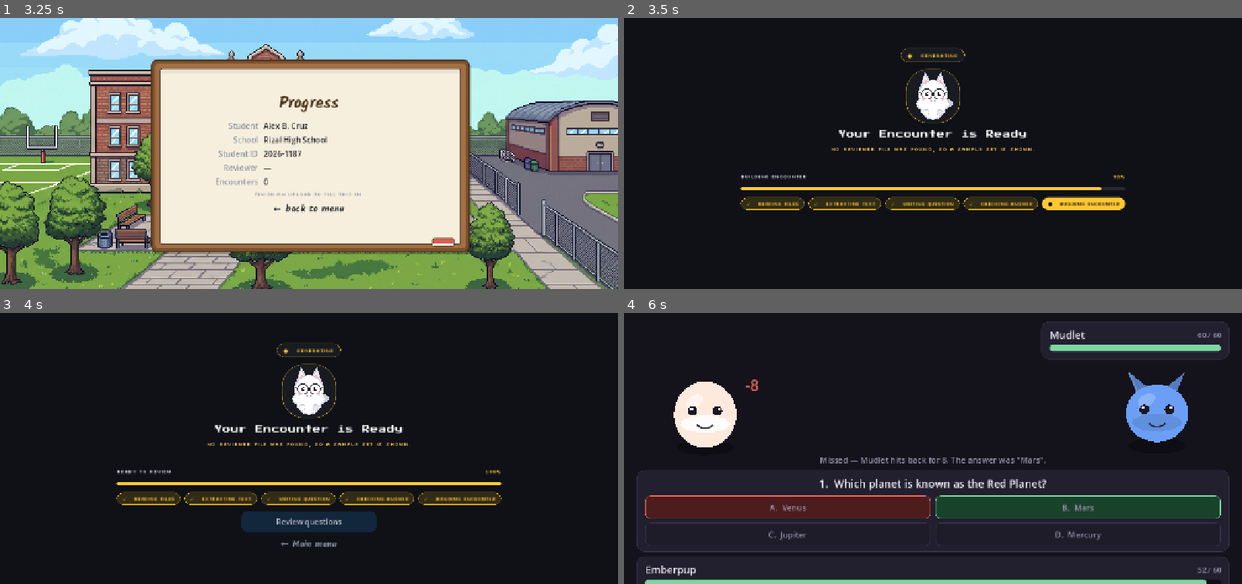
Above: before the commit, frames 1-4 (two rows, left to right).
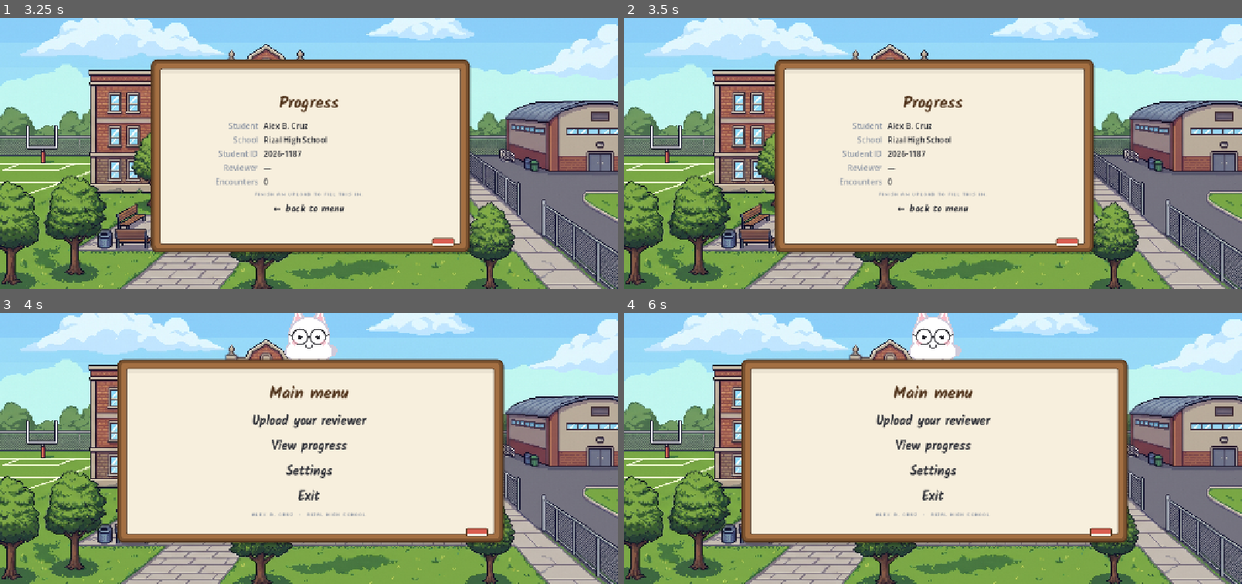
Above: after the commit, the same moments.

Repository: jekooo25/quizforge
Game: Godot game, scene res://tests/flow.tscn
Same seed, same stepped clock (60 frames per second), same inputs: the game is played once before the commit and once after it. This scene is started directly instead of the project's main scene.
Inputs (mouse positions are in pixels of both pictures, inside the frame that each line leads up to):
- Up to frame 1 (3.25 s): tap Enter at 0.5 s; move the mouse to (444, 139) at 0.52 s; click (444, 139) at 0.67 s; move the mouse to (185, 167) at 1.27 s; click (185, 167) at 1.42 s; tap Space at 2 s; move the mouse to (370, 93) at 2.02 s; click (370, 93) at 2.17 s; click "View progress" at 2.75 s
- Up to frame 2 (3.5 s): no input
- Up to frame 3 (4 s): move the mouse to (278, 502) at 3.52 s; click (278, 502) at 3.67 s
- Up to frame 4 (6 s): click (933, 521) at 4.25 s, where only the run before the commit has a clickable "Review questions"; click (1198, 326) at 5 s, where only the run before the commit has a clickable "Save & Play"; click (790, 508) at 5.75 s, where only the run before the commit has a clickable "A. Venus"

Frame 1 is identical in both runs. In frame 2, 98% of the frame differs, in the area x 0-100%, y 0-100%; in frame 3, 99%; in frame 4, 98%.
Error after the commit: Invalid access to property or key '_server_field' on a base object of type 'Control (progress_screen.gd)'. (res://tests/flow_test.gd:107)

Commit message:
Settings: a saved question-server address instead of hardcoded localhost
QuizClient no longer assumes 127.0.0.1 (which is the phone itself on
Android). The address comes from Settings, saved with the profile, or from
ServerConfig.DEFAULT_URL for a build; a saved value wins.

Nav now reads the profile back on launch, so the address and encounter
state survive a restart. The password is excluded from the profile file
(and ignored if an older save contains one).

Also fixes an unbalanced paren in the volume slider handler.

Diff:
--- a/scripts/quiz/quiz_client.gd
+++ b/scripts/quiz/quiz_client.gd
@@ -9,18 +9,18 @@
 signal regenerated(result: Dictionary)
 signal failed(message: String)
 
-const DEFAULT_BASE_URL := "http://127.0.0.1:8765"
 const TIMEOUT_SECONDS := 75.0
 const BOUNDARY := "----QuizforgeFormBoundary"
 
 
-## Where the server lives. Set Nav.user["server_url"] to a LAN address when
-## testing on a phone, e.g. "http://192.168.1.20:8765".
+## The saved address wins; otherwise the build-time default in ServerConfig.
+## Returns "" when neither is set, which the caller must report rather than
+## quietly trying the phone's own loopback.
 static func base_url() -> String:
 	var configured := str(Nav.user.get("server_url", "")).strip_edges()
-	if configured != "":
-		return configured.trim_suffix("/")
-	return DEFAULT_BASE_URL
+	if configured == "":
+		configured = ServerConfig.DEFAULT_URL.strip_edges()
+	return configured.trim_suffix("/")
 
 
 ## Uploads the chosen reviewer and asks for questions.
@@ -61,6 +61,11 @@
 
 
 func _post(path: String, body: PackedByteArray, content_type: String, is_generate: bool) -> bool:
+	var base := base_url()
+	if base == "":
+		failed.emit("No question server is set. Open Settings and enter its address.")
+		return false
+
 	var http := HTTPRequest.new()
 	http.timeout = TIMEOUT_SECONDS
 	add_child(http)
@@ -71,7 +76,7 @@
 			http.queue_free(),
 		CONNECT_ONE_SHOT)
 
-	var err := http.request_raw(base_url() + path, ["Content-Type: " + content_type], HTTPClient.METHOD_POST, body)
+	var err := http.request_raw(base + path, ["Content-Type: " + content_type], HTTPClient.METHOD_POST, body)
 	if err != OK:
 		http.queue_free()
 		failed.emit("Could not reach the question server at %s." % base_url())
--- /dev/null
+++ b/scripts/quiz/server_config.gd
@@ -0,0 +1,14 @@
+class_name ServerConfig
+extends RefCounted
+## Where the question server lives.
+##
+## This is the one place to set the address for a build. Leave it empty and the
+## student/teacher enters the address in Settings instead — the app never
+## silently assumes the phone's own loopback (127.0.0.1), which is a different
+## machine on a phone and the usual reason "it works on the laptop" fails.
+##
+## For a LAN demo, set this to the laptop's address, or type that address into
+## Settings once (it is saved with the profile and wins over this default).
+## For a deployed server, put the HTTPS URL here.
+
+const DEFAULT_URL := ""
--- a/scripts/screens/settings_screen.gd
+++ b/scripts/screens/settings_screen.gd
@@ -1,5 +1,9 @@
 extends Control
-## Settings: music and SFX sliders on the yellow panel from the design.
+## Settings: music and SFX sliders on the yellow panel from the design, plus
+## the question-server address.
+
+var _server_field: LineEdit
+var _server_hint: Label
 
 
 func _ready() -> void:
@@ -36,6 +40,7 @@
 
 	rows.add_child(_slider_row("Music", 70))
 	rows.add_child(_slider_row("SFX", 70))
+	rows.add_child(_server_row())
 
 	var back := UITheme.button("←  Main Menu", "cream", 40)
 	back.custom_minimum_size = Vector2(200, 40)
@@ -49,6 +54,8 @@
 	back.offset_bottom = -26.0
 	add_child(back)
 	back.pressed.connect(func() -> void:
+		if _server_field != null:
+			_save_server(_server_field)
 		Nav.show_screen(load("res://scripts/screens/menu_screen.gd").new()))
 
 
@@ -95,3 +102,56 @@
 			AudioServer.set_bus_volume_db(0, linear_to_db(maxf(v / 100.0, 0.0001))))
 
 	return row
+
+
+## The question-server address, saved with the profile so one phone can be
+## pointed at a LAN laptop or a deployed server without a rebuild.
+func _server_row() -> VBoxContainer:
+	var box := VBoxContainer.new()
+	box.add_theme_constant_override("separation", 4)
+
+	var row := HBoxContainer.new()
+	row.add_theme_constant_override("separation", 24)
+
+	var label := UITheme.sans("Server", 18, UITheme.INK)
+	label.custom_minimum_size = Vector2(96, 0)
+	label.size_flags_horizontal = Control.SIZE_SHRINK_BEGIN
+	label.vertical_alignment = VERTICAL_ALIGNMENT_CENTER
+	row.add_child(label)
+
+	var field := UITheme.field("http://192.168.1.20:8765")
+	field.text = QuizClient.base_url()
+	field.alignment = HORIZONTAL_ALIGNMENT_LEFT
+	field.size_flags_horizontal = Control.SIZE_EXPAND_FILL
+	field.text_submitted.connect(func(_t: String) -> void: _save_server(field))
+	field.focus_exited.connect(func() -> void: _save_server(field))
+	row.add_child(field)
+	_server_field = field
+
+	box.add_child(row)
+
+	_server_hint = UITheme.sans(
+		"Your laptop's LAN address for a demo, or the deployed HTTPS address.",
+		12, UITheme.MUTED)
+	_server_hint.autowrap_mode = TextServer.AUTOWRAP_WORD_SMART
+	box.add_child(_server_hint)
+	return box
+
+
+func _save_server(field: LineEdit) -> void:
+	var url := field.text.strip_edges().trim_suffix("/")
+	# typing "192.168.1.20:8765" should just work
+	if url != "" and not url.contains("://"):
+		url = "http://" + url
+	field.text = url
+
+	Nav.user["server_url"] = url
+	Nav.save_profile()
+
+	var effective := QuizClient.base_url()
+	if effective == "":
+		_server_hint.text = "No server set yet — generation will ask for one."
+		_server_hint.add_theme_color_override("font_color", UITheme.RED)
+	else:
+		_server_hint.text = "Saved. Questions go to " + effective
+		_server_hint.add_theme_color_override("font_color", UITheme.MUTED)
--- a/scripts/ui/nav.gd
+++ b/scripts/ui/nav.gd
@@ -15,6 +15,7 @@
 	"email": "",
 	"school": "",
 	"password": "",
+	"server_url": "",
 }
 
 var encounter_ready := false
@@ -26,10 +27,34 @@
 
 
 func _ready() -> void:
+	load_profile()
 	layer = 0
 	_host = Control.new()
 	_host.set_anchors_and_offsets_preset(Control.PRESET_FULL_RECT)
 	add_child(_host)
+
+
+func load_profile() -> void:
+	## Reads what save_profile() wrote, so a server address or a finished
+	## account survives a restart. Missing or corrupt files are ignored.
+	if not FileAccess.file_exists(SAVE_PATH):
+		return
+	var f := FileAccess.open(SAVE_PATH, FileAccess.READ)
+	if f == null:
+		return
+	var parsed = JSON.parse_string(f.get_as_text())
+	f.close()
+	if typeof(parsed) != TYPE_DICTIONARY:
+		return
+
+	var saved = parsed.get("user", {})
+	if typeof(saved) == TYPE_DICTIONARY:
+		for key in saved:
+			# never restore a password from disk, even an old save that had one
+			if key != "password":
+				user[key] = saved[key]
+	encounter_ready = bool(parsed.get("encounter_ready", false))
+	encounter_title = str(parsed.get("encounter_title", ""))
 
 
 func start() -> void:
@@ -64,8 +89,11 @@
 
 
 func save_profile() -> void:
+	# The password stays in memory only; a profile file is not a safe place for it.
+	var safe_user := user.duplicate()
+	safe_user.erase("password")
 	var data := {
-		"user": user,
+		"user": safe_user,
 		"encounter_ready": encounter_ready,
 		"encounter_title": encounter_title,
 		"saved_at": Time.get_datetime_string_from_system(),
--- a/tests/flow_test.gd
+++ b/tests/flow_test.gd
@@ -102,6 +102,21 @@
 	_press(_screen(), "Settings")
 	await get_tree().process_frame
 	_check(_screen().get_script().resource_path.ends_with("settings_screen.gd"), "settings opens")
+
+	var settings := _screen()
+	settings._server_field.text = "192.168.1.60:8765"
+	settings._save_server(settings._server_field)
+	_check(Nav.user["server_url"] == "http://192.168.1.60:8765", "settings saves the server address")
+	_check(settings._server_field.text == "http://192.168.1.60:8765", "a bare address gains http://")
+
+	Nav.user["server_url"] = ""
+	Nav.load_profile()
+	_check(Nav.user["server_url"] == "http://192.168.1.60:8765", "the address is read back from disk")
+	_check(QuizClient.base_url() == "http://192.168.1.60:8765", "the client uses the saved address")
+	var saved_profile = JSON.parse_string(FileAccess.get_file_as_string(Nav.SAVE_PATH))
+	_check(typeof(saved_profile) == TYPE_DICTIONARY and not saved_profile["user"].has("password"),
+		"the password is not written to disk")
+
 	_press(_screen(), "Main Menu")
 	await get_tree().process_frame
 	_check(_screen().get_script().resource_path.ends_with("menu_screen.gd"), "settings returns to menu")
@@ -166,6 +181,10 @@
 	_check(_screen().get_script().resource_path.ends_with("battle.gd"), "saving starts the encounter")
 	_check(Nav.encounter_ready == true, "encounter marked ready after saving")
 
+	# leave no test address behind for the next manual run
+	Nav.user["server_url"] = ""
+	Nav.save_profile()
+
 	print("")
 	if failures == 0:
 		print("ALL FLOW CHECKS PASSED")
Not shown, added: scripts/quiz/server_config.gd.uid
